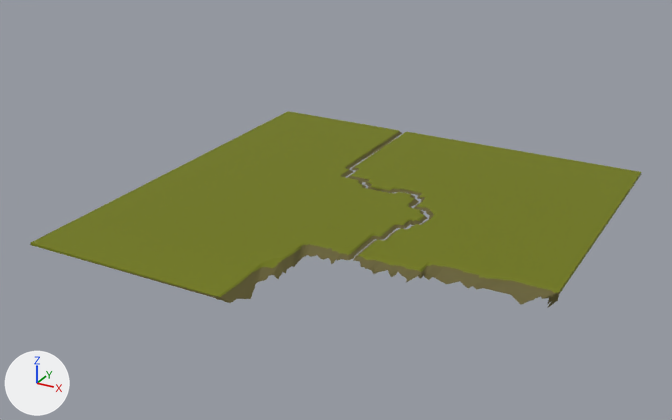
What one commit did to the FBX model PFA-Projet Racine/Assets/Material Art/Blockin/Floor.fbx.
Camera for both pictures: a camera (50 mm lens) standing at (627.7, -7.1, 102.8) and looking at (518.1, 192.1, 3.2). The lights are fixed; the arrows at lower left show +X, +Y and +Z. The picture after the commit comes second.

The first picture shows 'Terrain.004'.
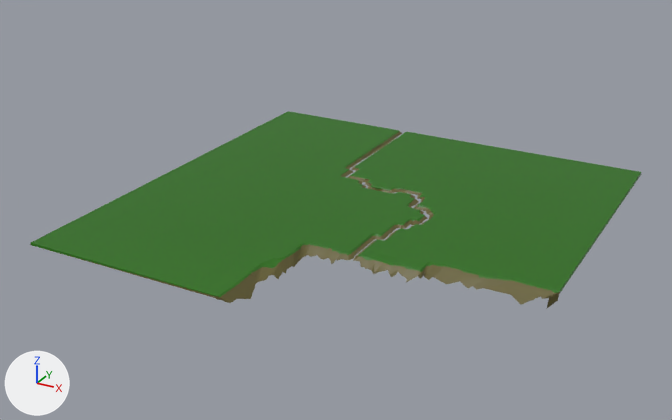
The newer file is also turned or shifted as a whole; pictures and numbers use the older file's frame.

Diff of the bpy script that builds the scene:
```diff
--- a/PFA-Projet Racine/Assets/Material Art/Blockin/Floor.fbx.py
+++ b/PFA-Projet Racine/Assets/Material Art/Blockin/Floor.fbx.py
@@ me_plane_029 @@
 # used by ob_terrain_004; location = (524.4, 195.4, 5.0)
-me_plane_029.from_pydata(...)  # 1148 vertices, 1713 faces; spans x -59.7..59.7, y -59.7..59.7, z -4.4..0.0
+me_plane_029.from_pydata(...)  # 1147 vertices, 1712 faces; spans x -59.7..59.7, y -59.7..59.7, z -4.4..0.0
+# me_plane_029 part 1: 829 kept faces spanning x -59.7..59.7, y -59.7..59.7, z -0.9..0.0 get new texture (UV) coordinates
+# edits to the shape of me_plane_029 do not show in these pictures
 me_plane_029.materials.append(mat_material)
```

What differs and where, as boxes [x1, y1, x2, y2] in the pictures (672 x 420 px):
part 1 of me_plane_029, surface changed (yellow to green): [31, 111, 641, 297] in both
